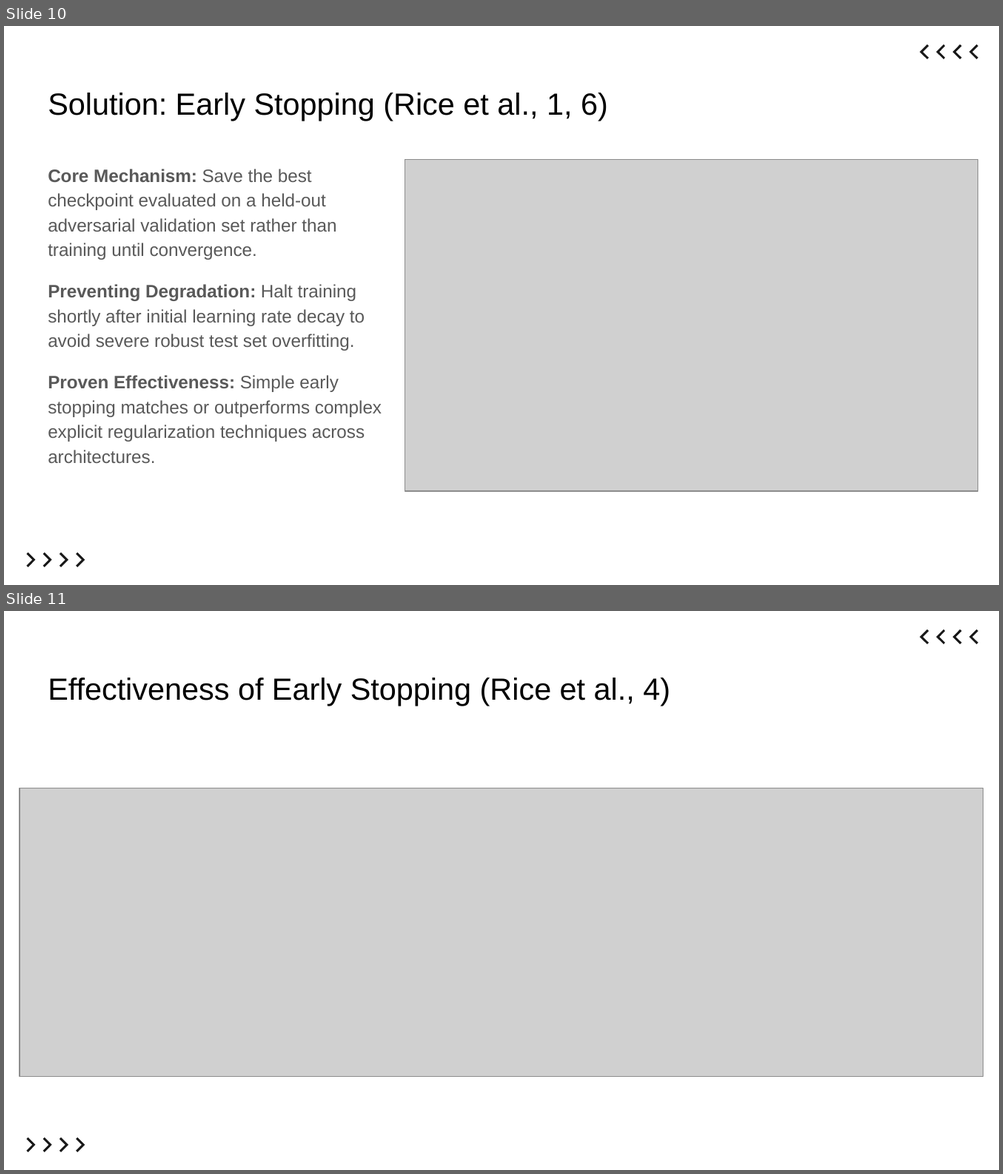
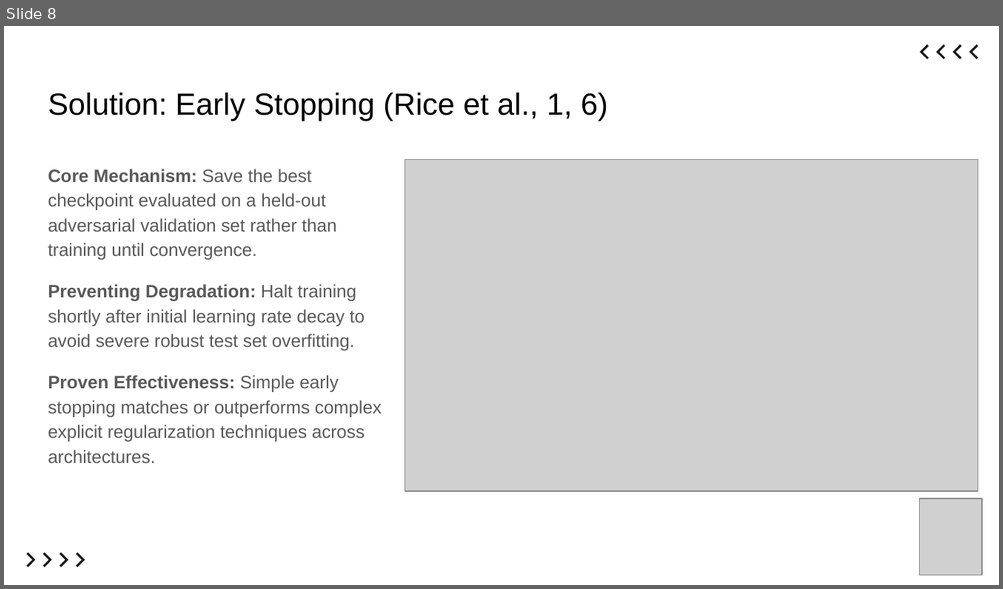
Before and after one commit to ItsKaiwenDu/Robust-Overfitting, a slide deck: report/slides.pptx. Shown one above the other, each under a label of ours: slides 10 and 11 before the commit, slide 8 after it. The pictures are 1003x1174 and 1003x589 pixels, drawn with LibreOffice and Linux fonts; fonts in the diff are those of the drawing; grey boxes stand for pictures. Boxes give left, top, right and bottom in pixels: in the first picture for what was removed or moved away, otherwise in the second. Text is boxed around its words. In the diff, an @@ line names an element or a change of style, - is before the commit and + after.

```diff
--- a/report/slides.pptx
+++ b/report/slides.pptx
@@ slide 11 removed at <box>4,611,999,1170</box>, background #FFFFFF @@
@@ group removed at <box>919,629,978,644</box>: 4 freeform shapes @@
@@ title removed at <box>48,678,670,706</box> @@
-Effectiveness of Early Stopping (Rice et al., 4)
@@ picture removed at <box>20,788,982,1076</box> @@
@@ group removed at <box>27,1138,85,1153</box>: 4 freeform shapes @@
@@ what was slide 10 is now slide 8 @@
@@ slide 8 changed as well @@
@@ picture added at <box>919,498,982,575</box> @@
```
Also in this commit, not shown: 12 other slides changed, 4 slides added, 6 other slides removed, 11 other files.
